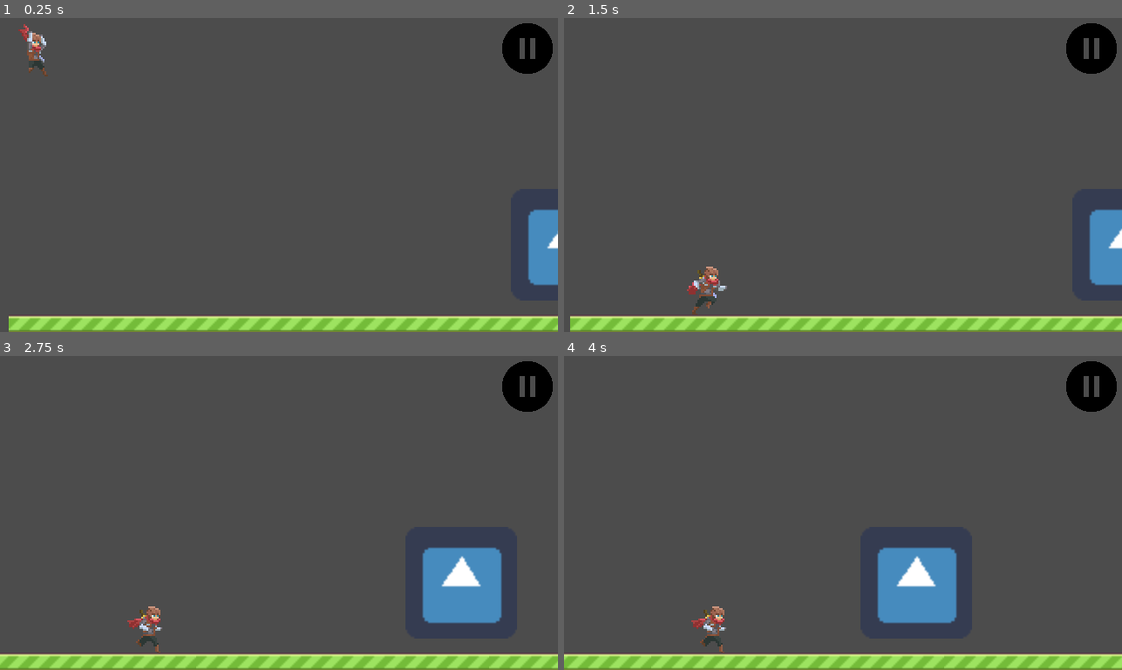
Above: before the commit, frames 1-4 (two rows, left to right).
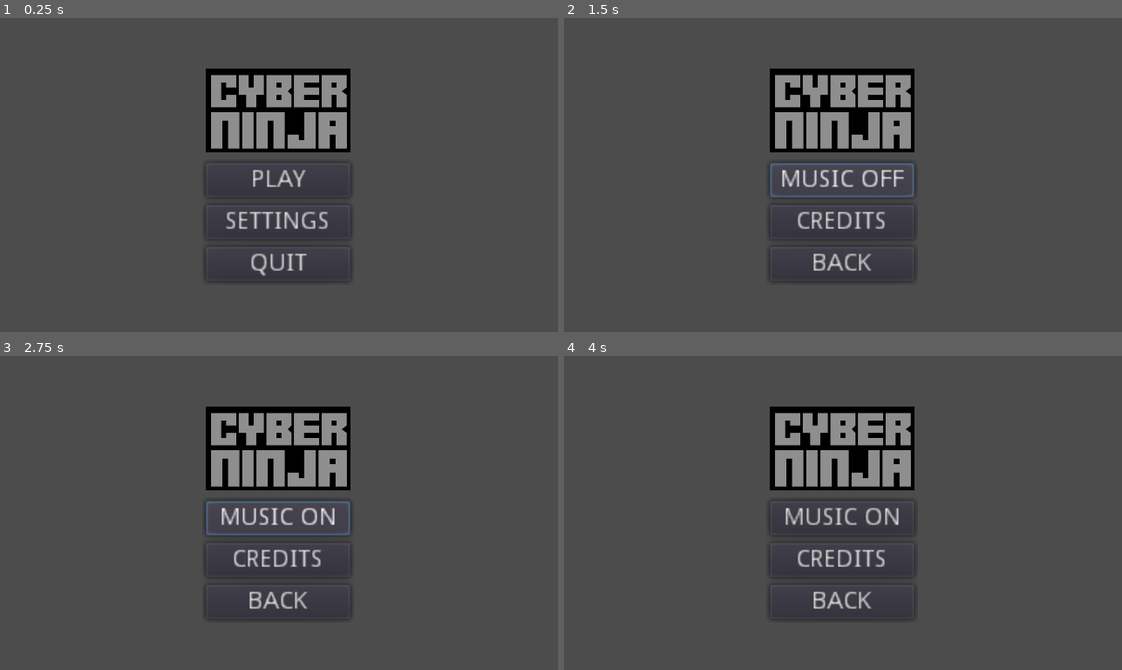
Above: after the commit, the same moments.

Repository: bsiesicki/GN7T2_EndlessRunner
Game: Godot game, scene res://Scenes/MainMenu.tscn
The game is run twice, just before and just after one commit, with the same random seed, the same clock (stepped at 60 frames per second) and the same inputs. Before the commit the project starts from res://Scenes/Main.tscn. The engine's default icon, where the game draws it, is replaced by a stand-in: a white triangle on a blue panel in a dark square.
Inputs (mouse positions are in pixels of both pictures, inside the frame that each line leads up to):
- Up to frame 1 (0.25 s): no input
- Up to frame 2 (1.5 s): click (843, 222) at 0.5 s, where only the run after the commit has a clickable "SETTINGS"; click (843, 181) at 1.25 s, where only the run after the commit has a clickable "MUSIC ON"
- Up to frame 3 (2.75 s): click (279, 519) at 2 s, where only the run after the commit has a clickable "MUSIC OFF"
- Up to frame 4 (4 s): click (843, 560) at 2.75 s, where only the run after the commit has a clickable "CREDITS"; click (843, 622) at 3.5 s, where only the run after the commit has a clickable "BACK"

The runs differ from the first frame. In frame 1, 16% of the frame differs, in the area x 1-100%, y 1-100%; in frame 2, 17%; in frame 3, 19%, in the area x 0-100%, y 1-100%; in frame 4, 18%.

Commit message:
Main Menu prototype

Diff:
--- /dev/null
+++ b/Scenes/Credits.tscn
@@ -0,0 +1,344 @@
+[gd_scene load_steps=3 format=2]
+
+[ext_resource path="res://Scripts/Credits.gd" type="Script" id=1]
+[ext_resource path="res://Assets/tempLogo.png" type="Texture" id=2]
+
+[node name="creditsMenu" type="Control"]
+
+anchor_left = 0.0
+anchor_top = 0.0
+anchor_right = 1.0
+anchor_bottom = 1.0
+rect_pivot_offset = Vector2( 0, 0 )
+rect_clip_content = false
+mouse_filter = 0
+mouse_default_cursor_shape = 0
+size_flags_horizontal = 1
+size_flags_vertical = 1
+script = ExtResource( 1 )
+
+[node name="CenterContainer" type="CenterContainer" parent="." index="0"]
+
+anchor_left = 0.0
+anchor_top = 0.0
+anchor_right = 1.0
+anchor_bottom = 1.0
+rect_pivot_offset = Vector2( 0, 0 )
+rect_clip_content = false
+mouse_filter = 0
+mouse_default_cursor_shape = 0
+size_flags_horizontal = 1
+size_flags_vertical = 1
+use_top_left = false
+
+[node name="VBoxContainer" type="VBoxContainer" parent="CenterContainer" index="0"]
+
+anchor_left = 0.0
+anchor_top = 0.0
+anchor_right = 0.0
+anchor_bottom = 0.0
+margin_left = 23.0
+margin_top = 17.0
+margin_right = 297.0
+margin_bottom = 163.0
+rect_pivot_offset = Vector2( 0, 0 )
+rect_clip_content = false
+mouse_filter = 1
+mouse_default_cursor_shape = 0
+size_flags_horizontal = 1
+size_flags_vertical = 1
+alignment = 0
+
+[node name="logo" type="TextureRect" parent="CenterContainer/VBoxContainer" index="0"]
+
+anchor_left = 0.0
+anchor_top = 0.0
+anchor_right = 0.0
+anchor_bottom = 0.0
+margin_right = 274.0
+margin_bottom = 50.0
+rect_min_size = Vector2( 70, 50 )
+rect_pivot_offset = Vector2( 0, 0 )
+rect_clip_content = false
+mouse_filter = 1
+mouse_default_cursor_shape = 0
+size_flags_horizontal = 1
+size_flags_vertical = 1
+texture = ExtResource( 2 )
+expand = true
+stretch_mode = 6
+_sections_unfolded = [ "Rect" ]
+
+[node name="HBoxContainer" type="HBoxContainer" parent="CenterContainer/VBoxContainer" index="1"]
+
+anchor_left = 0.0
+anchor_top = 0.0
+anchor_right = 0.0
+anchor_bottom = 0.0
+margin_top = 54.0
+margin_right = 274.0
+margin_bottom = 122.0
+rect_pivot_offset = Vector2( 0, 0 )
+rect_clip_content = false
+mouse_filter = 1
+mouse_default_cursor_shape = 0
+size_flags_horizontal = 1
+size_flags_vertical = 1
+alignment = 0
+
+[node name="names" type="VBoxContainer" parent="CenterContainer/VBoxContainer/HBoxContainer" index="0"]
+
+editor/display_folded = true
+anchor_left = 0.0
+anchor_top = 0.0
+anchor_right = 0.0
+anchor_bottom = 0.0
+margin_right = 102.0
+margin_bottom = 68.0
+rect_pivot_offset = Vector2( 0, 0 )
+rect_clip_content = false
+mouse_filter = 1
+mouse_default_cursor_shape = 0
+size_flags_horizontal = 1
+size_flags_vertical = 1
+alignment = 0
+
+[node name="bartek" type="Label" parent="CenterContainer/VBoxContainer/HBoxContainer/names" index="0"]
+
+anchor_left = 0.0
+anchor_top = 0.0
+anchor_right = 0.0
+anchor_bottom = 0.0
+margin_right = 102.0
+margin_bottom = 14.0
+rect_pivot_offset = Vector2( 0, 0 )
+rect_clip_content = false
+mouse_filter = 2
+mouse_default_cursor_shape = 0
+size_flags_horizontal = 1
+size_flags_vertical = 4
+text = "Bartosz Siesicki"
+percent_visible = 1.0
+lines_skipped = 0
+max_lines_visible = -1
+
+[node name="rafal" type="Label" parent="CenterContainer/VBoxContainer/HBoxContainer/names" index="1"]
+
+anchor_left = 0.0
+anchor_top = 0.0
+anchor_right = 0.0
+anchor_bottom = 0.0
+margin_top = 18.0
+margin_right = 102.0
+margin_bottom = 32.0
+rect_pivot_offset = Vector2( 0, 0 )
+rect_clip_content = false
+mouse_filter = 2
+mouse_default_cursor_shape = 0
+size_flags_horizontal = 1
+size_flags_vertical = 4
+text = "Rafal Borowy"
+percent_visible = 1.0
+lines_skipped = 0
+max_lines_visible = -1
+
+[node name="pawel" type="Label" parent="CenterContainer/VBoxContainer/HBoxContainer/names" index="2"]
+
+anchor_left = 0.0
+anchor_top = 0.0
+anchor_right = 0.0
+anchor_bottom = 0.0
+margin_top = 36.0
+margin_right = 102.0
+margin_bottom = 50.0
+rect_pivot_offset = Vector2( 0, 0 )
+rect_clip_content = false
+mouse_filter = 2
+mouse_default_cursor_shape = 0
+size_flags_horizontal = 1
+size_flags_vertical = 4
+text = "Pawel Giemza"
+percent_visible = 1.0
+lines_skipped = 0
+max_lines_visible = -1
+
+[node name="filip" type="Label" parent="CenterContainer/VBoxContainer/HBoxContainer/names" index="3"]
+
+anchor_left = 0.0
+anchor_top = 0.0
+anchor_right = 0.0
+anchor_bottom = 0.0
+margin_top = 54.0
+margin_right = 102.0
+margin_bottom = 68.0
+rect_pivot_offset = Vector2( 0, 0 )
+rect_clip_content = false
+mouse_filter = 2
+mouse_default_cursor_shape = 0
+size_flags_horizontal = 1
+size_flags_vertical = 4
+text = "Filip Walczynski"
+percent_visible = 1.0
+lines_skipped = 0
+max_lines_visible = -1
+
+[node name="VBoxContainer" type="VBoxContainer" parent="CenterContainer/VBoxContainer/HBoxContainer" index="1"]
+
+anchor_left = 0.0
+anchor_top = 0.0
+anchor_right = 0.0
+anchor_bottom = 0.0
+margin_left = 106.0
+margin_right = 116.0
+margin_bottom = 68.0
+rect_min_size = Vector2( 10, 0 )
+rect_pivot_offset = Vector2( 0, 0 )
+rect_clip_content = false
+mouse_filter = 1
+mouse_default_cursor_shape = 0
+size_flags_horizontal = 1
+size_flags_vertical = 1
+alignment = 0
+_sections_unfolded = [ "Rect" ]
+
+[node name="roles" type="VBoxContainer" parent="CenterContainer/VBoxContainer/HBoxContainer" index="2"]
+
+editor/display_folded = true
+anchor_left = 0.0
+anchor_top = 0.0
+anchor_right = 0.0
+anchor_bottom = 0.0
+margin_left = 120.0
+margin_right = 274.0
+margin_bottom = 68.0
+rect_pivot_offset = Vector2( 0, 0 )
+rect_clip_content = false
+mouse_filter = 1
+mouse_default_cursor_shape = 0
+size_flags_horizontal = 1
+size_flags_vertical = 1
+alignment = 0
+
+[node name="bartekRole" type="Label" parent="CenterContainer/VBoxContainer/HBoxContainer/roles" index="0"]
+
+anchor_left = 0.0
+anchor_top = 0.0
+anchor_right = 0.0
+anchor_bottom = 0.0
+margin_right = 154.0
+margin_bottom = 14.0
+rect_pivot_offset = Vector2( 0, 0 )
+rect_clip_content = false
+mouse_filter = 2
+mouse_default_cursor_shape = 0
+size_flags_horizontal = 1
+size_flags_vertical = 4
+text = "Project Lead & Designer"
+percent_visible = 1.0
+lines_skipped = 0
+max_lines_visible = -1
+
+[node name="rafalRole" type="Label" parent="CenterContainer/VBoxContainer/HBoxContainer/roles" index="1"]
+
+anchor_left = 0.0
+anchor_top = 0.0
+anchor_right = 0.0
+anchor_bottom = 0.0
+margin_top = 18.0
+margin_right = 154.0
+margin_bottom = 32.0
+rect_pivot_offset = Vector2( 0, 0 )
+rect_clip_content = false
+mouse_filter = 2
+mouse_default_cursor_shape = 0
+size_flags_horizontal = 1
+size_flags_vertical = 4
+text = "Artist"
+percent_visible = 1.0
+lines_skipped = 0
+max_lines_visible = -1
+
+[node name="pawelRole" type="Label" parent="CenterContainer/VBoxContainer/HBoxContainer/roles" index="2"]
+
+anchor_left = 0.0
+anchor_top = 0.0
+anchor_right = 0.0
+anchor_bottom = 0.0
+margin_top = 36.0
+margin_right = 154.0
+margin_bottom = 50.0
+rect_pivot_offset = Vector2( 0, 0 )
+rect_clip_content = false
+mouse_filter = 2
+mouse_default_cursor_shape = 0
+size_flags_horizontal = 1
+size_flags_vertical = 4
+text = "Programmer"
+percent_visible = 1.0
+lines_skipped = 0
+max_lines_visible = -1
+
+[node name="filipRole" type="Label" parent="CenterContainer/VBoxContainer/HBoxContainer/roles" index="3"]
+
+anchor_left = 0.0
+anchor_top = 0.0
+anchor_right = 0.0
+anchor_bottom = 0.0
+margin_top = 54.0
+margin_right = 154.0
+margin_bottom = 68.0
+rect_pivot_offset = Vector2( 0, 0 )
+rect_clip_content = false
+mouse_filter = 2
+mouse_default_cursor_shape = 0
+size_flags_horizontal = 1
+size_flags_vertical = 4
+text = "Designer"
+percent_visible = 1.0
+lines_skipped = 0
+max_lines_visible = -1
+
+[node name="CenterContainer" type="CenterContainer" parent="CenterContainer/VBoxContainer" index="2"]
+
+anchor_left = 0.0
+anchor_top = 0.0
+anchor_right = 0.0
+anchor_bottom = 0.0
+margin_top = 126.0
+margin_right = 274.0
+margin_bottom = 146.0
+rect_pivot_offset = Vector2( 0, 0 )
+rect_clip_content = false
+mouse_filter = 0
+mouse_default_cursor_shape = 0
+size_flags_horizontal = 1
+size_flags_vertical = 1
+use_top_left = false
+_sections_unfolded = [ "Rect" ]
+
+[node name="backButton" type="Button" parent="CenterContainer/VBoxContainer/CenterContainer" index="0"]
+
+anchor_left = 0.0
+anchor_top = 0.0
+anchor_right = 0.0
+anchor_bottom = 0.0
+margin_left = 95.0
+margin_right = 178.0
+margin_bottom = 20.0
+rect_min_size = Vector2( 83, 20 )
+rect_pivot_offset = Vector2( 0, 0 )
+rect_clip_content = false
+focus_mode = 2
+mouse_filter = 0
+mouse_default_cursor_shape = 0
+size_flags_horizontal = 1
+size_flags_vertical = 1
+toggle_mode = false
+enabled_focus_mode = 2
+shortcut = null
+group = null
+text = "BACK"
+flat = false
+align = 1
+
+[connection signal="pressed" from="CenterContainer/VBoxContainer/CenterContainer/backButton" to="." method="_on_backButton_pressed"]
--- a/Scenes/Main.tscn
+++ b/Scenes/Main.tscn
@@ -12,7 +12,7 @@
 custom_solver_bias = 0.0
 extents = Vector2( 5.30612, 7.92105 )
 
-[node name="Node" type="Node" index="0"]
+[node name="Node" type="Node"]
 
 [node name="Player" parent="." index="0" instance=ExtResource( 1 )]
 
--- /dev/null
+++ b/Scenes/MainMenu.tscn
@@ -0,0 +1,152 @@
+[gd_scene load_steps=3 format=2]
+
+[ext_resource path="res://Scripts/MainMenu.gd" type="Script" id=1]
+[ext_resource path="res://Assets/tempLogo.png" type="Texture" id=2]
+
+[node name="mainMenu" type="Control" index="0"]
+
+anchor_left = 0.0
+anchor_top = 0.0
+anchor_right = 1.0
+anchor_bottom = 1.0
+rect_pivot_offset = Vector2( 0, 0 )
+rect_clip_content = false
+mouse_filter = 0
+mouse_default_cursor_shape = 0
+size_flags_horizontal = 1
+size_flags_vertical = 1
+script = ExtResource( 1 )
+
+[node name="CenterContainer" type="CenterContainer" parent="." index="0"]
+
+anchor_left = 0.0
+anchor_top = 0.0
+anchor_right = 1.0
+anchor_bottom = 1.0
+rect_pivot_offset = Vector2( 0, 0 )
+rect_clip_content = false
+mouse_filter = 0
+mouse_default_cursor_shape = 0
+size_flags_horizontal = 1
+size_flags_vertical = 1
+use_top_left = false
+
+[node name="VBoxContainer" type="VBoxContainer" parent="CenterContainer" index="0"]
+
+anchor_left = 0.0
+anchor_top = 0.0
+anchor_right = 0.0
+anchor_bottom = 0.0
+margin_left = 118.0
+margin_top = 29.0
+margin_right = 201.0
+margin_bottom = 151.0
+rect_pivot_offset = Vector2( 0, 0 )
+rect_clip_content = false
+mouse_filter = 1
+mouse_default_cursor_shape = 0
+size_flags_horizontal = 1
+size_flags_vertical = 1
+alignment = 0
+
+[node name="logo" type="TextureRect" parent="CenterContainer/VBoxContainer" index="0"]
+
+anchor_left = 0.0
+anchor_top = 0.0
+anchor_right = 0.0
+anchor_bottom = 0.0
+margin_right = 83.0
+margin_bottom = 50.0
+rect_min_size = Vector2( 70, 50 )
+rect_pivot_offset = Vector2( 0, 0 )
+rect_clip_content = false
+mouse_filter = 1
+mouse_default_cursor_shape = 0
+size_flags_horizontal = 1
+size_flags_vertical = 1
+texture = ExtResource( 2 )
+expand = true
+stretch_mode = 5
+_sections_unfolded = [ "Rect" ]
+
+[node name="playButton" type="Button" parent="CenterContainer/VBoxContainer" index="1"]
+
+anchor_left = 0.0
+anchor_top = 0.0
+anchor_right = 0.0
+anchor_bottom = 0.0
+margin_top = 54.0
+margin_right = 83.0
+margin_bottom = 74.0
+rect_min_size = Vector2( 83, 20 )
+rect_pivot_offset = Vector2( 0, 0 )
+rect_clip_content = false
+focus_mode = 2
+mouse_filter = 0
+mouse_default_cursor_shape = 0
+size_flags_horizontal = 1
+size_flags_vertical = 1
+toggle_mode = false
+enabled_focus_mode = 2
+shortcut = null
+group = null
+text = "PLAY"
+flat = false
+align = 1
+_sections_unfolded = [ "Rect" ]
+
+[node name="settingsButton" type="Button" parent="CenterContainer/VBoxContainer" index="2"]
+
+anchor_left = 0.0
+anchor_top = 0.0
+anchor_right = 0.0
+anchor_bottom = 0.0
+margin_top = 78.0
+margin_right = 83.0
+margin_bottom = 98.0
+rect_min_size = Vector2( 83, 20 )
+rect_pivot_offset = Vector2( 0, 0 )
+rect_clip_content = false
+focus_mode = 2
+mouse_filter = 0
+mouse_default_cursor_shape = 0
+size_flags_horizontal = 1
+size_flags_vertical = 1
+toggle_mode = false
+enabled_focus_mode = 2
+shortcut = null
+group = null
+text = "SETTINGS"
+flat = false
+align = 1
+_sections_unfolded = [ "Rect" ]
+
+[node name="quitButton" type="Button" parent="CenterContainer/VBoxContainer" index="3"]
+
+anchor_left = 0.0
+anchor_top = 0.0
+anchor_right = 0.0
+anchor_bottom = 0.0
+margin_top = 102.0
+margin_right = 83.0
+margin_bottom = 122.0
+rect_pivot_offset = Vector2( 0, 0 )
+rect_clip_content = false
+focus_mode = 2
+mouse_filter = 0
+mouse_default_cursor_shape = 0
+size_flags_horizontal = 1
+size_flags_vertical = 1
+toggle_mode = false
+enabled_focus_mode = 2
+shortcut = null
+group = null
+text = "QUIT"
+flat = false
+align = 1
+
+[connection signal="pressed" from="CenterContainer/VBoxContainer/playButton" to="." method="_on_playButton_pressed"]
+
+[connection signal="pressed" from="CenterContainer/VBoxContainer/settingsButton" to="." method="_on_settingsButton_pressed"]
+
+[connection signal="pressed" from="CenterContainer/VBoxContainer/quitButton" to="." method="_on_quitButton_pressed"]
--- /dev/null
+++ b/Scenes/Settings.tscn
@@ -0,0 +1,154 @@
+[gd_scene load_steps=3 format=2]
+
+[ext_resource path="res://Scripts/Settings.gd" type="Script" id=1]
+[ext_resource path="res://Assets/tempLogo.png" type="Texture" id=2]
+
+[node name="settingsMenu" type="Control"]
+
+anchor_left = 0.0
+anchor_top = 0.0
+anchor_right = 1.0
+anchor_bottom = 1.0
+rect_pivot_offset = Vector2( 0, 0 )
+rect_clip_content = false
+mouse_filter = 0
+mouse_default_cursor_shape = 0
+size_flags_horizontal = 1
+size_flags_vertical = 1
+script = ExtResource( 1 )
+
+[node name="CenterContainer" type="CenterContainer" parent="." index="0"]
+
+anchor_left = 0.0
+anchor_top = 0.0
+anchor_right = 1.0
+anchor_bottom = 1.0
+rect_pivot_offset = Vector2( 0, 0 )
+rect_clip_content = false
+mouse_filter = 0
+mouse_default_cursor_shape = 0
+size_flags_horizontal = 1
+size_flags_vertical = 1
+use_top_left = false
+
+[node name="VBoxContainer" type="VBoxContainer" parent="CenterContainer" index="0"]
+
+anchor_left = 0.0
+anchor_top = 0.0
+anchor_right = 0.0
+anchor_bottom = 0.0
+margin_left = 118.0
+margin_top = 29.0
+margin_right = 201.0
+margin_bottom = 151.0
+rect_pivot_offset = Vector2( 0, 0 )
+rect_clip_content = false
+mouse_filter = 1
+mouse_default_cursor_shape = 0
+size_flags_horizontal = 1
+size_flags_vertical = 1
+alignment = 0
+
+[node name="logo" type="TextureRect" parent="CenterContainer/VBoxContainer" index="0"]
+
+anchor_left = 0.0
+anchor_top = 0.0
+anchor_right = 0.0
+anchor_bottom = 0.0
+margin_right = 83.0
+margin_bottom = 50.0
+rect_min_size = Vector2( 70, 50 )
+rect_pivot_offset = Vector2( 0, 0 )
+rect_clip_content = false
+mouse_filter = 1
+mouse_default_cursor_shape = 0
+size_flags_horizontal = 1
+size_flags_vertical = 1
+texture = ExtResource( 2 )
+expand = true
+stretch_mode = 5
+_sections_unfolded = [ "Rect" ]
+
+[node name="musicButton" type="Button" parent="CenterContainer/VBoxContainer" index="1"]
+
+anchor_left = 0.0
+anchor_top = 0.0
+anchor_right = 0.0
+anchor_bottom = 0.0
+margin_top = 54.0
+margin_right = 83.0
+margin_bottom = 74.0
+rect_min_size = Vector2( 83, 20 )
+rect_pivot_offset = Vector2( 0, 0 )
+rect_clip_content = false
+focus_mode = 2
+mouse_filter = 0
+mouse_default_cursor_shape = 0
+size_flags_horizontal = 1
+size_flags_vertical = 1
+toggle_mode = false
+enabled_focus_mode = 2
+shortcut = null
+group = null
+text = "MUSIC ON"
+flat = false
+align = 1
+_sections_unfolded = [ "Rect" ]
+
+[node name="creditsButton" type="Button" parent="CenterContainer/VBoxContainer" index="2"]
+
+anchor_left = 0.0
+anchor_top = 0.0
+anchor_right = 0.0
+anchor_bottom = 0.0
+margin_top = 78.0
+margin_right = 83.0
+margin_bottom = 98.0
+rect_min_size = Vector2( 83, 20 )
+rect_pivot_offset = Vector2( 0, 0 )
+rect_clip_content = false
+focus_mode = 2
+mouse_filter = 0
+mouse_default_cursor_shape = 0
+size_flags_horizontal = 1
+size_flags_vertical = 1
+toggle_mode = false
+enabled_focus_mode = 2
+shortcut = null
+group = null
+text = "CREDITS"
+flat = false
+align = 1
+_sections_unfolded = [ "Rect" ]
+
+[node name="backButton" type="Button" parent="CenterContainer/VBoxContainer" index="3"]
+
+anchor_left = 0.0
+anchor_top = 0.0
+anchor_right = 0.0
+anchor_bottom = 0.0
+margin_top = 102.0
+margin_right = 83.0
+margin_bottom = 122.0
+rect_min_size = Vector2( 83, 20 )
+rect_pivot_offset = Vector2( 0, 0 )
+rect_clip_content = false
+focus_mode = 2
+mouse_filter = 0
+mouse_default_cursor_shape = 0
+size_flags_horizontal = 1
+size_flags_vertical = 1
+toggle_mode = false
+enabled_focus_mode = 2
+shortcut = null
+group = null
+text = "BACK"
+flat = false
+align = 1
+_sections_unfolded = [ "Rect" ]
+
+[connection signal="pressed" from="CenterContainer/VBoxContainer/musicButton" to="." method="_on_musicButton_pressed"]
+
+[connection signal="pressed" from="CenterContainer/VBoxContainer/creditsButton" to="." method="_on_creditsButton_pressed"]
+
+[connection signal="pressed" from="CenterContainer/VBoxContainer/backButton" to="." method="_on_backButton_pressed"]
--- /dev/null
+++ b/Scripts/Credits.gd
@@ -0,0 +1,7 @@
+extends Control
+
+
+
+
+func _on_backButton_pressed():
+	get_tree().change_scene("res://Scenes/Settings.tscn")
--- /dev/null
+++ b/Scripts/MainMenu.gd
@@ -0,0 +1,15 @@
+extends Control
+
+
+
+
+func _on_playButton_pressed():
+	get_tree().change_scene("res://Scenes/Main.tscn")
+
+
+func _on_settingsButton_pressed():
+	get_tree().change_scene("res://Scenes/Settings.tscn")
+
+
+func _on_quitButton_pressed():
+	get_tree().quit()
--- /dev/null
+++ b/Scripts/Settings.gd
@@ -0,0 +1,17 @@
+extends Control
+
+
+func _on_backButton_pressed():
+	get_tree().change_scene("res://Scenes/MainMenu.tscn")
+
+
+func _on_musicButton_pressed():
+	if ($CenterContainer/VBoxContainer/musicButton.text == "MUSIC ON"):
+		$CenterContainer/VBoxContainer/musicButton.text = "MUSIC OFF"
+	else:
+		$CenterContainer/VBoxContainer/musicButton.text = "MUSIC ON"
+
+
+
+func _on_creditsButton_pressed():
+	get_tree().change_scene("res://Scenes/Credits.tscn")
--- a/project.godot
+++ b/project.godot
@@ -11,7 +11,7 @@
 [application]
 
 config/name="GN7T2_EndlessRunner"
-run/main_scene="res://Scenes/Main.tscn"
+run/main_scene="res://Scenes/MainMenu.tscn"
 config/icon="res://icon.png"
 
 [display]
Binary file added: Assets/tempLogo.png
Not shown, added: Assets/tempLogo.png.import
